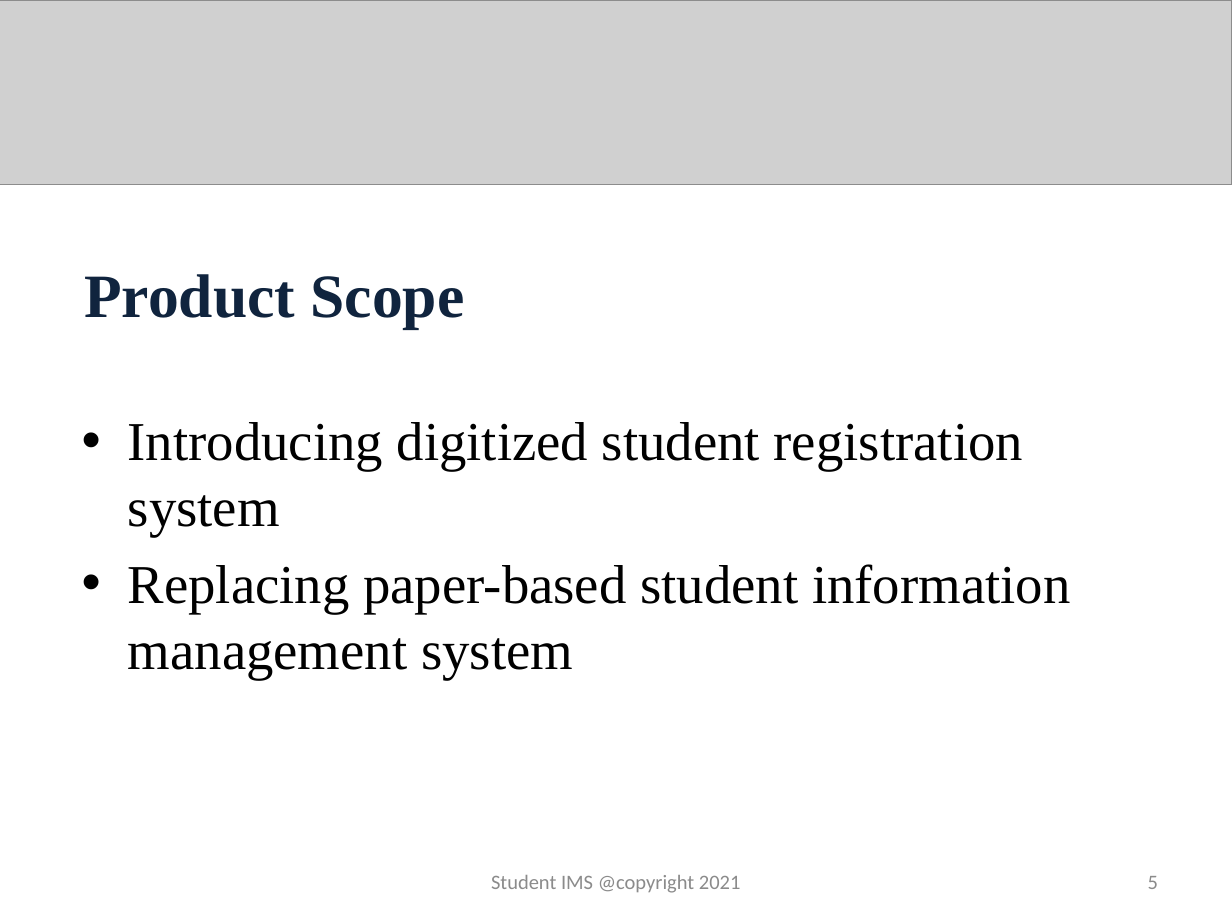
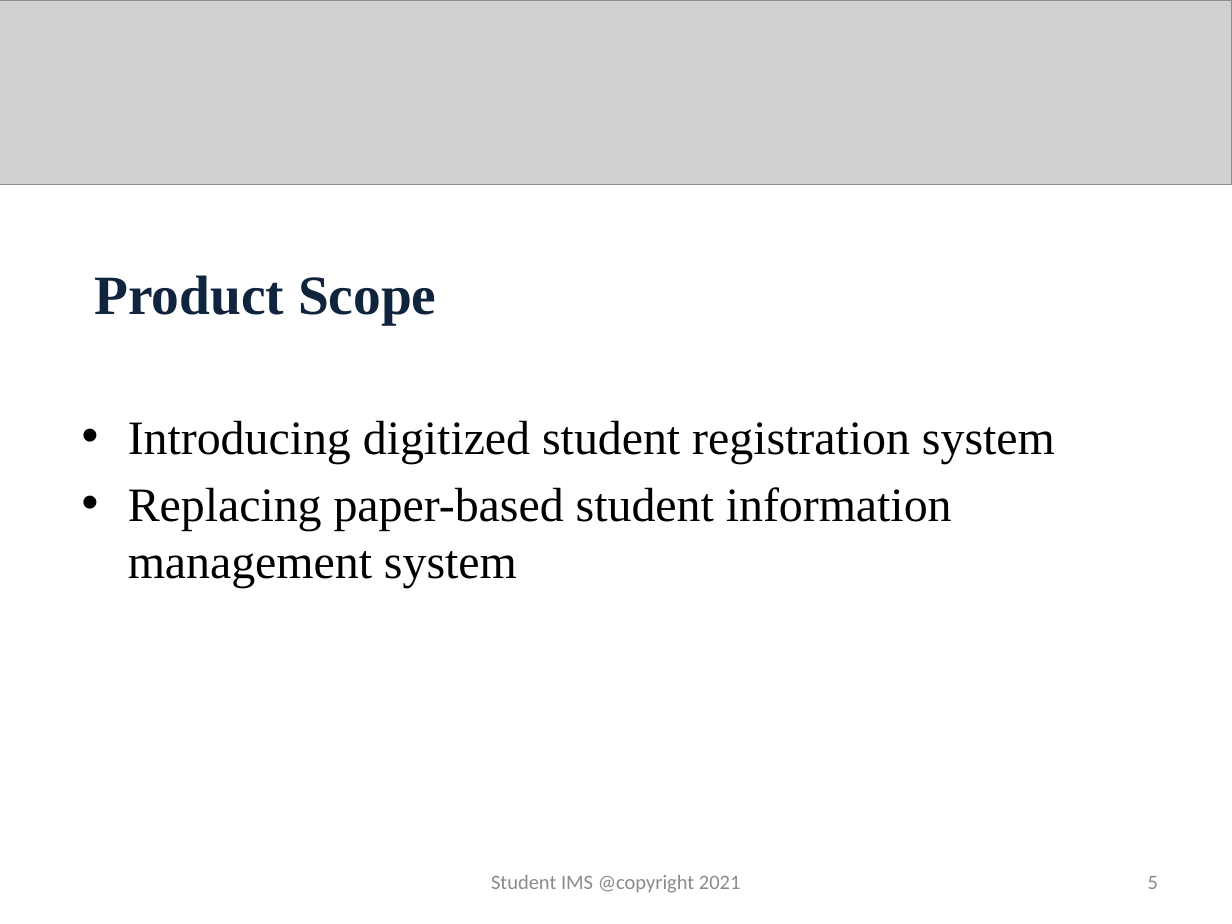
Before and after one commit to github-rinzin/documentation, a slide deck: slide 5 of fifth_review.pptx. Drawn at 1232x924 pixels with LibreOffice and Linux fonts; fonts in the diff are those of the drawing; grey boxes stand for pictures. Boxes give left, top, right and bottom in pixels: in the first picture for what was removed or moved away, otherwise in the second. Text is boxed around its words. In the diff, an @@ line names an element or a change of style, - is before the commit and + after.

```diff
--- a/fifth_review.pptx
+++ b/fifth_review.pptx
@@ title "Product Scope" moved from (x1=84, y1=274, x2=465, y2=328) to (x1=94, y1=275, x2=436, y2=324) @@
@@ title "Product Scope" at (x1=94, y1=275, x2=436, y2=324): size 36 to 32.4 pt @@
@@ text "Introducing digitized student registration system" at (x1=128, y1=420, x2=1055, y2=588): size 32 to 28 pt @@
```
Also in this commit, not shown: 6 other slides changed.
